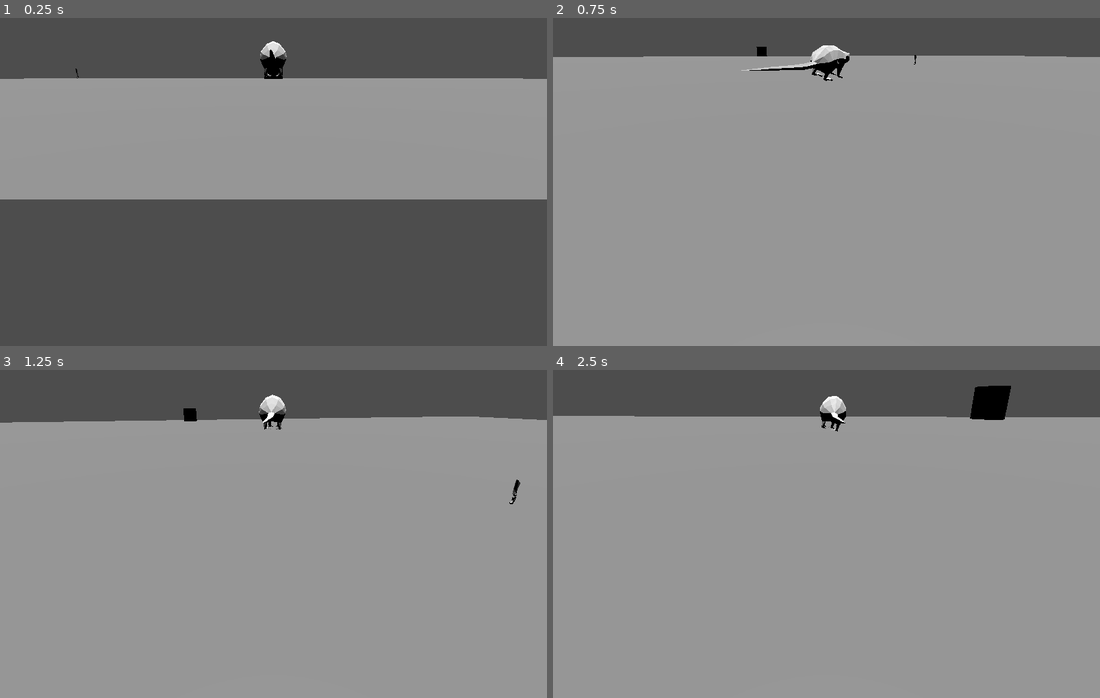
Above: before the commit, frames 1-4 (two rows, left to right).
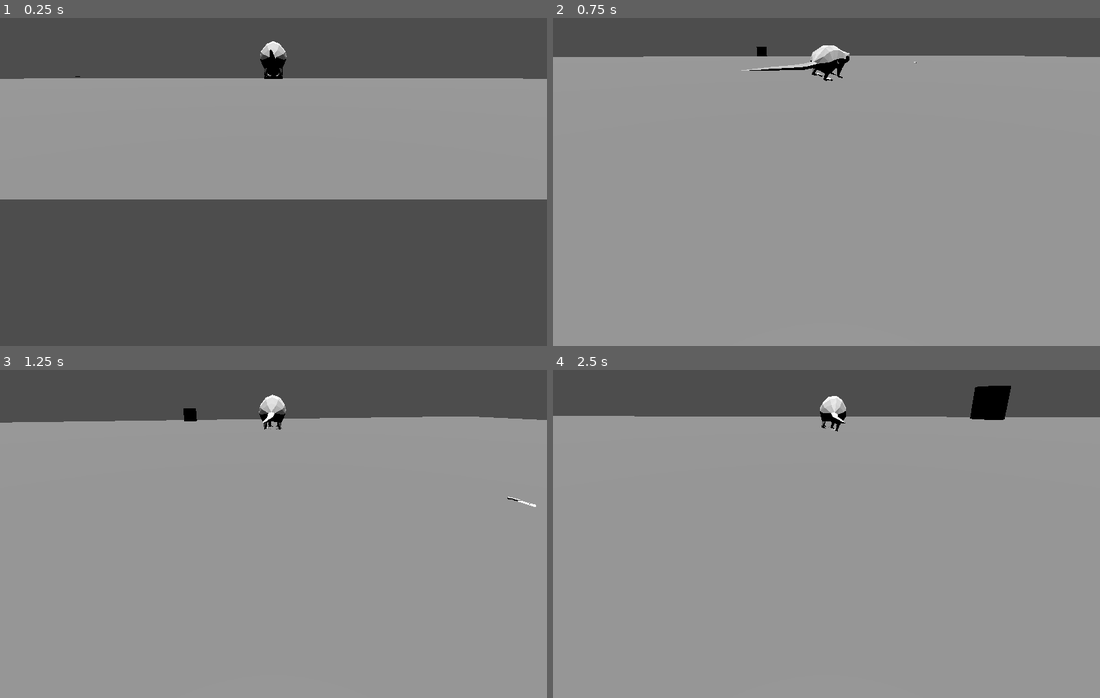
Above: after the commit, the same moments.

Repository: veralece/botr
Game: Godot game, scene res://main.tscn
Same seed, same stepped clock (60 frames per second), same inputs: the game is played once before the commit and once after it.
Inputs (mouse positions are in pixels of both pictures, inside the frame that each line leads up to):
- Up to frame 1 (0.25 s): no input
- Up to frame 2 (0.75 s): tap Enter at 0.5 s; move the mouse to (853, 139) at 0.52 s; hold W (move_forward) from 0.53 s (still down)
- Up to frame 3 (1.25 s): keep holding W (move_forward); tap Space (jump) at 0.77 s
- Up to frame 4 (2.5 s): keep holding W (move_forward); move the mouse to (799, 494) at 1.27 s; tap Space (jump) at 1.52 s; move the mouse to (837, 484) at 2.02 s

The runs differ from the first frame. In frame 1, less than 0.1% of the frame differs, in the area x 13-15%, y 15-19%; in frame 2, less than 0.1%; in frame 3, less than 0.1%, in the area x 92-98%, y 33-42%; in frame 4, nothing differs.

Commit message:
changes to cleaver

Diff:
--- a/Cleaver/cleaver.tscn
+++ b/Cleaver/cleaver.tscn
@@ -1,9 +1,28 @@
-[gd_scene load_steps=2 format=3 uid="uid://djypv2eb5d5kr"]
+[gd_scene load_steps=4 format=3 uid="uid://djypv2eb5d5kr"]
 
-[ext_resource type="PackedScene" uid="uid://b6p6nqlwoj2uo" path="res://Cleaver/Cleaver.glb" id="1_sxac0"]
+[ext_resource type="PackedScene" uid="uid://b6p6nqlwoj2uo" path="res://cleaver/Cleaver.glb" id="1_sxac0"]
 
-[node name="Cleaver" type="Node3D"]
+[sub_resource type="BoxShape3D" id="BoxShape3D_e2sa6"]
+size = Vector3(0.160669, 0.408748, 0.0331436)
 
-[node name="Node3D" type="Node3D" parent="."]
+[sub_resource type="SphereShape3D" id="SphereShape3D_govmv"]
+radius = 0.435843
 
-[node name="Cleaver" parent="Node3D" instance=ExtResource("1_sxac0")]
+[node name="Cleaver" type="StaticBody3D" groups=["equippable_items", "promptable_items"]]
+collision_layer = 4
+collision_mask = 0
+
+[node name="CollisionShape3D" type="CollisionShape3D" parent="."]
+transform = Transform3D(1, 0, 0, 0, -4.37114e-08, -1, 0, 1, -4.37114e-08, -0.0196655, 0.0170753, 0.121676)
+shape = SubResource("BoxShape3D_e2sa6")
+
+[node name="Cleaver" parent="." instance=ExtResource("1_sxac0")]
+transform = Transform3D(1, 0, 0, 0, -4.37114e-08, -1, 0, 1, -4.37114e-08, 0, 0.0142056, 0)
+
+[node name="EquipArea" type="Area3D" parent="."]
+collision_layer = 4
+collision_mask = 0
+
+[node name="CollisionShape3D" type="CollisionShape3D" parent="EquipArea"]
+transform = Transform3D(1, 0, 0, 0, 1, 0, 0, 0, 1, 0, 0, 0.0893255)
+shape = SubResource("SphereShape3D_govmv")
Not shown, changed: Cleaver/Cleaver.glb.import
